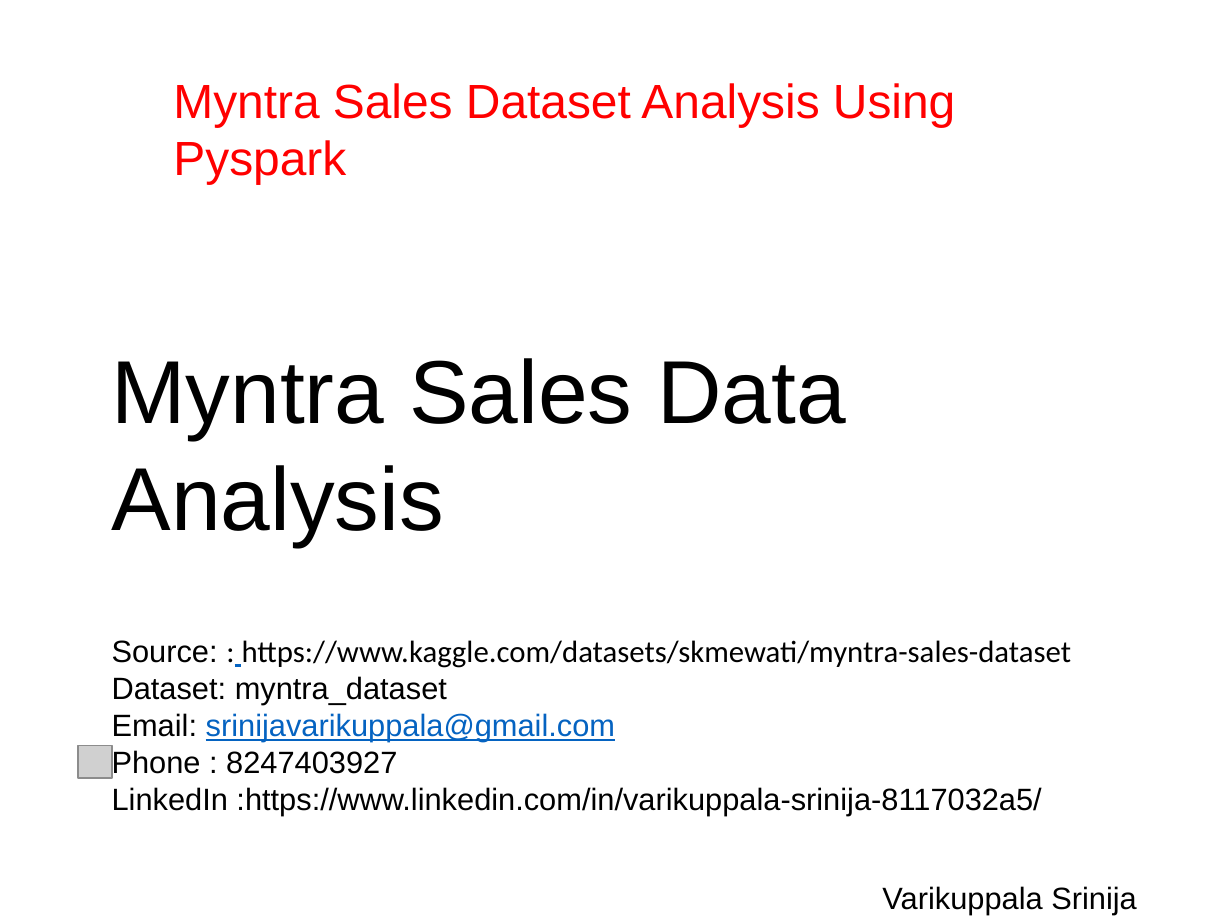
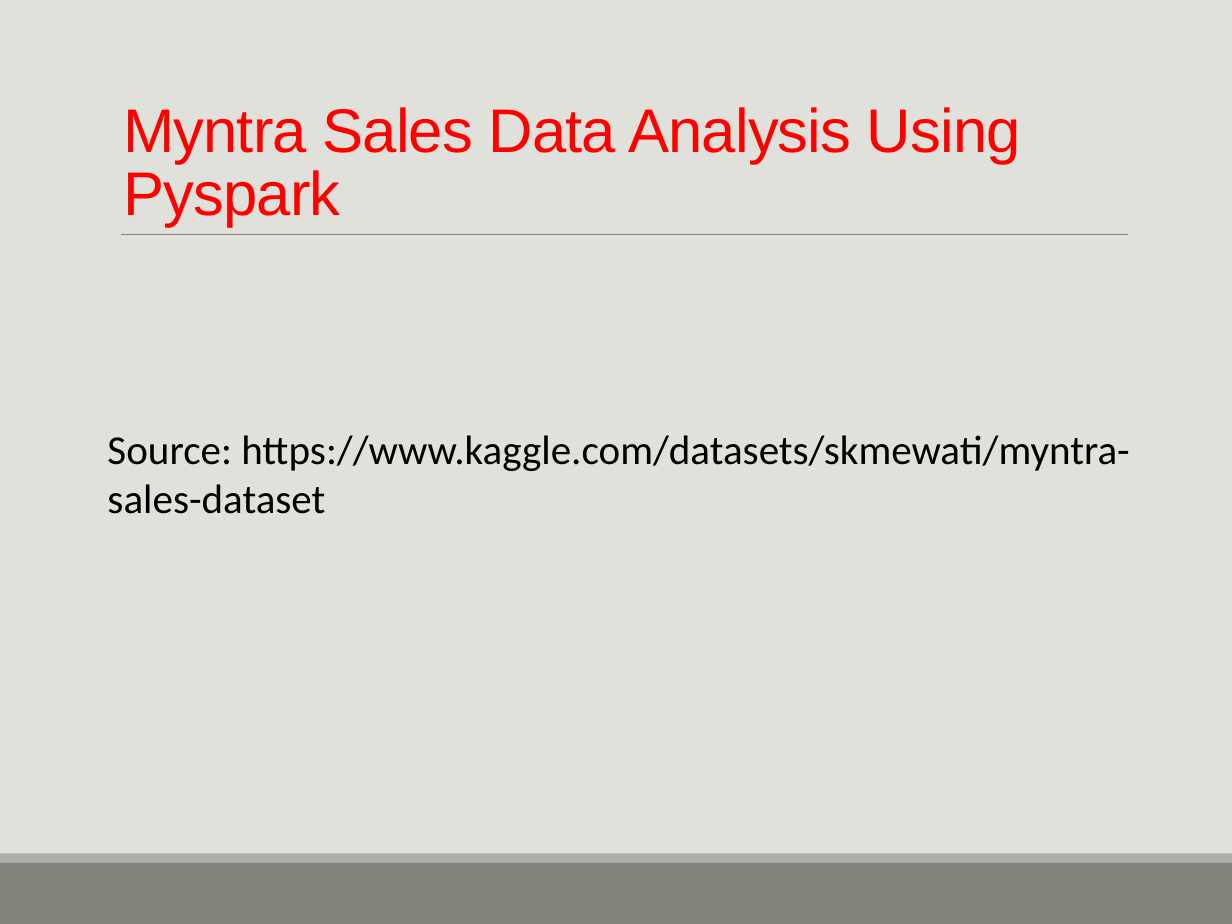
Before and after one commit to srinija1111/BigDataAnalytics, a slide deck: slide 1 of 7. Myntra Sales Analysis(Mini Project)/myntra sales ppt.pptx. Drawn at 1232x924 pixels with LibreOffice and Linux fonts; fonts in the diff are those of the drawing; grey boxes stand for pictures; background and template pictures are left out. Boxes give left, top, right and bottom in pixels: in the first picture for what was removed or moved away, otherwise in the second. Text is boxed around its words. In the diff, an @@ line names an element or a change of style, - is before the commit and + after.

```diff
--- a/7. Myntra Sales Analysis(Mini Project)/myntra sales ppt.pptx
+++ b/7. Myntra Sales Analysis(Mini Project)/myntra sales ppt.pptx
@@ background #FFFFFF to #E1E1DB @@
@@ title "Myntra Sales Data Analysis Using ..." at (123,107,1021,227): vertical alignment top to bottom @@
@@ title at (123,107,1021,227): text changed; size 28 to 36 pt @@
-Myntra Sales Dataset Analysis Using Pyspark
+Myntra Sales Data Analysis Using Pyspark
@@ line added from (121, 234) to (1127, 234), #808080 0.5 pt @@
@@ title removed at (112,358,1072,815) @@
-Myntra Sales Data Analysis
-Source: : https://www.kaggle.com/datasets/skmewati/myntra-sales-dataset
-Dataset: myntra_dataset
-Email: srinijavarikuppala@gmail.com
-Phone : 8247403927
-LinkedIn :https://www.linkedin.com/in/varikuppala-srinija-8117032a5/
@@ text added at (107,435,1129,514), 24 pt, text #000000 @@
+Source: https://www.kaggle.com/datasets/skmewati/myntra-sales-dataset
@@ picture removed at (78,745,112,779) @@
@@ rectangle added at (0,862,1232,924), fill #82847C @@
@@ rectangle added at (0,854,1232,862), fill #ACADA8 @@
@@ text removed at (882,886,1137,914) @@
-Varikuppala Srinija
```
Also in this commit, not shown: 10 other slides changed, 2 slides removed.
